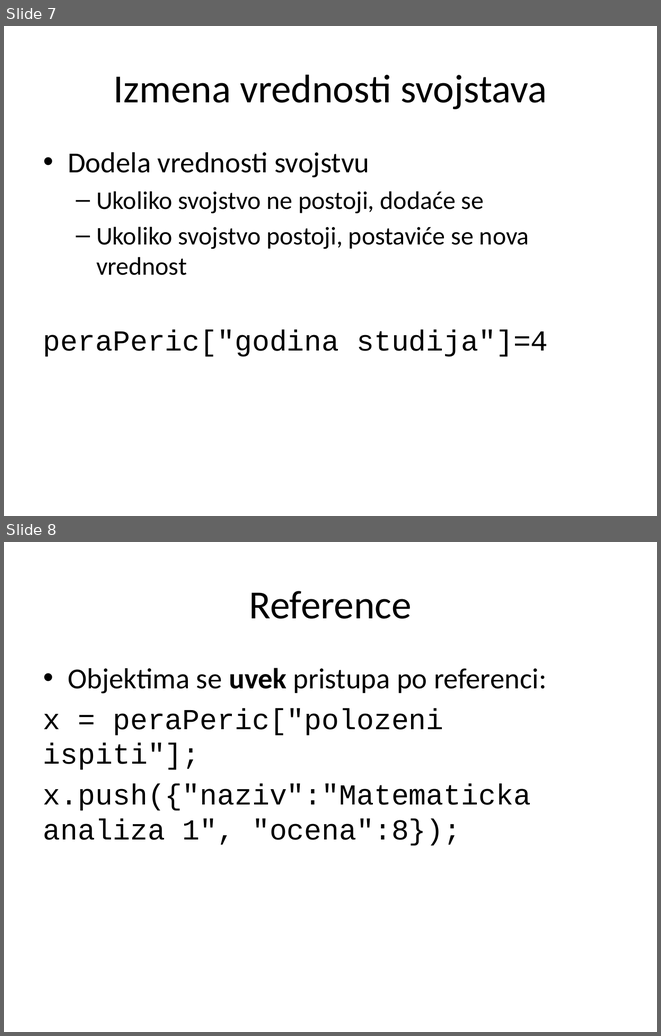
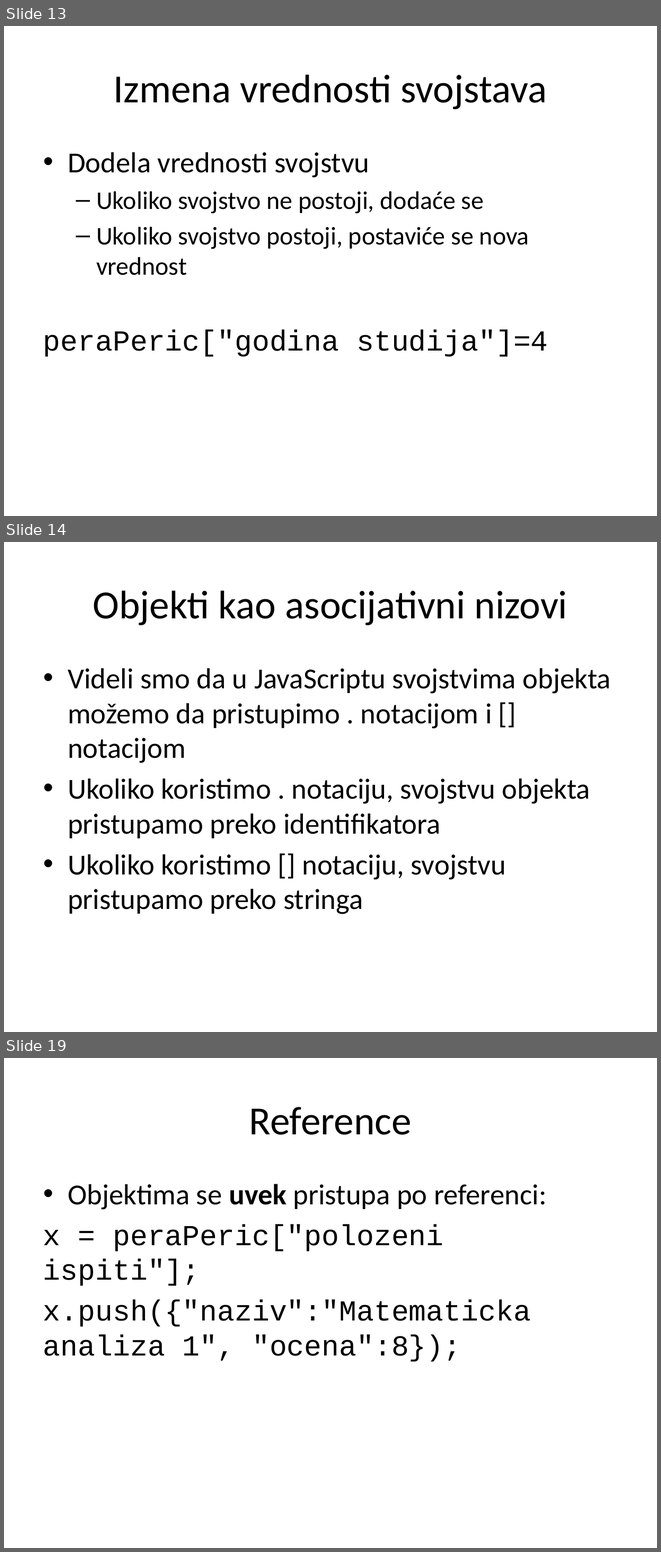
Before and after one commit to StefanAndjelic/2016, a slide deck: JavaScript/01_Objekti/JavaScript_01_Objekti.pptx. Shown one above the other, each under a label of ours: slides 7 and 8 before the commit, slides 13, 14 and 19 after it; the slides between them are not shown. The pictures are 661x1036 and 661x1552 pixels, drawn with LibreOffice and Linux fonts; fonts in the diff are those of the drawing. Boxes give left, top, right and bottom in pixels: in the first picture for what was removed or moved away, otherwise in the second. Text is boxed around its words. In the diff, an @@ line names an element or a change of style, - is before the commit and + after.

Commit message:
JavaScript Objekti

```diff
--- a/JavaScript/01_Objekti/JavaScript_01_Objekti.pptx
+++ b/JavaScript/01_Objekti/JavaScript_01_Objekti.pptx
@@ slide 14 added at (4, 542, 657, 1032), background #FFFFFF @@
@@ title added at (93, 590, 567, 625), 44 pt, text #000000 @@
+Objekti kao asocijativni nizovi
@@ text added at (68, 668, 611, 914), 32 pt, text #000000 @@
+• Videli smo da u JavaScriptu svojstvima objekta možemo da pristupimo . notacijom i [] notacijom
+• Ukoliko koristimo . notaciju, svojstvu objekta pristupamo preko identifikatora
+• Ukoliko koristimo [] notaciju, svojstvu pristupamo preko stringa
@@ what was slide 7 is now slide 13 @@
@@ what was slide 8 is now slide 19 @@
```
Also in this commit, not shown: 5 slides changed, 24 other slides added, 1 slide removed, 2 other files.
